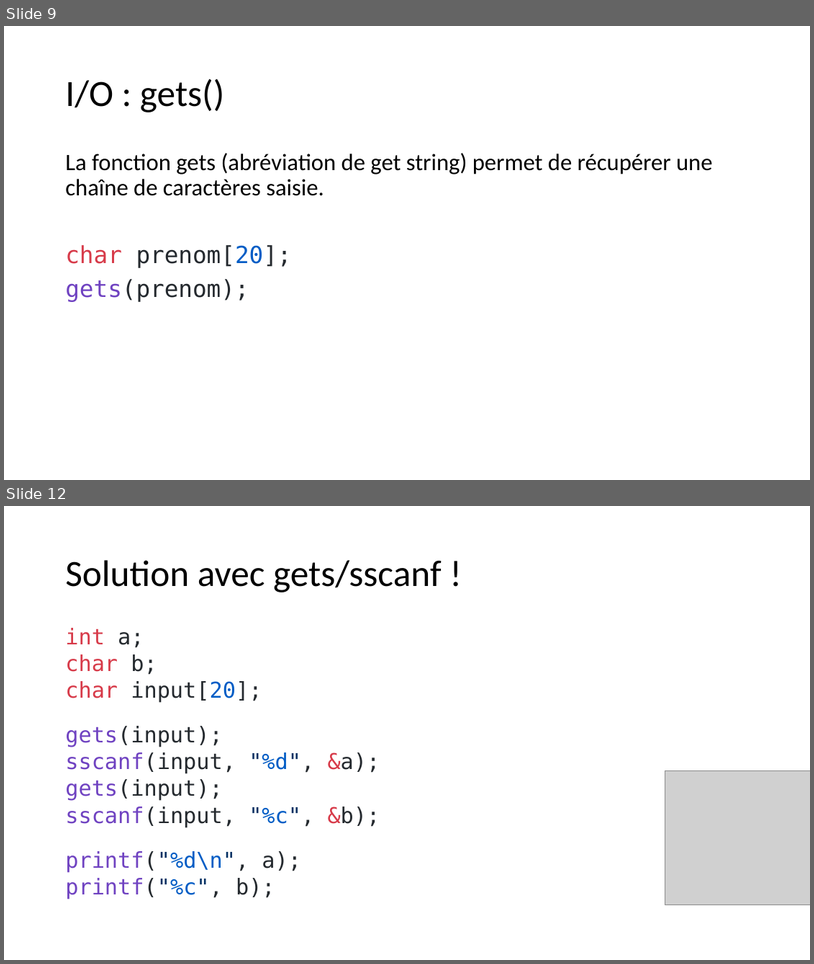
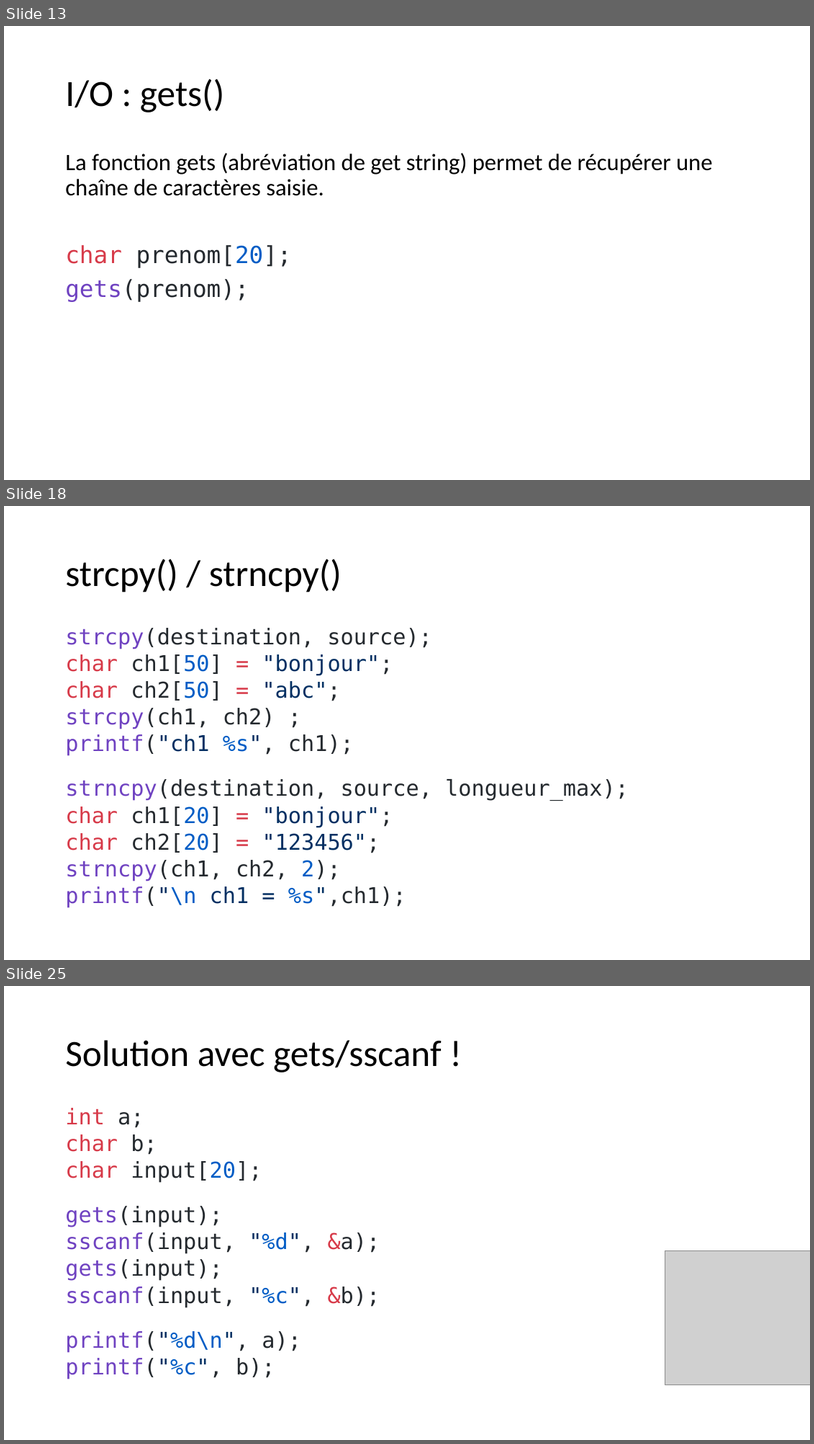
Before and after one commit to Firestorm49/bts-1, a slide deck: 03_Tableaux/tableaux.pptx. Shown one above the other, each under a label of ours: slides 9 and 12 before the commit, slides 13, 18 and 25 after it; the slides between them are not shown. The pictures are 814x964 and 814x1444 pixels, drawn with LibreOffice and Linux fonts; fonts in the diff are those of the drawing; grey boxes stand for pictures. Boxes give left, top, right and bottom in pixels: in the first picture for what was removed or moved away, otherwise in the second. Text is boxed around its words. In the diff, an @@ line names an element or a change of style, - is before the commit and + after.

```diff
--- a/03_Tableaux/tableaux.pptx
+++ b/03_Tableaux/tableaux.pptx
@@ slide 18 added at (x1=4, y1=506, x2=810, y2=960), background #FFFFFF @@
@@ title added at (x1=65, y1=559, x2=342, y2=592), 44 pt, text #000000 @@
+strcpy() / strncpy()
@@ text added at (x1=65, y1=628, x2=629, y2=907), 25.9 pt, text #24292E @@
+strcpy(destination, source);
+char ch1[50] = "bonjour";
+char ch2[50] = "abc";
+strcpy(ch1, ch2) ;
+printf("ch1 %s", ch1);
+strncpy(destination, source, longueur_max);
+char ch1[20] = "bonjour";
+char ch2[20] = "123456";
+strncpy(ch1, ch2, 2);
+printf("\n ch1 = %s",ch1);
@@ what was slide 9 is now slide 13 @@
@@ what was slide 12 is now slide 25 @@
```
Also in this commit, not shown: 2 slides changed, 12 other slides added, 2 other files.
